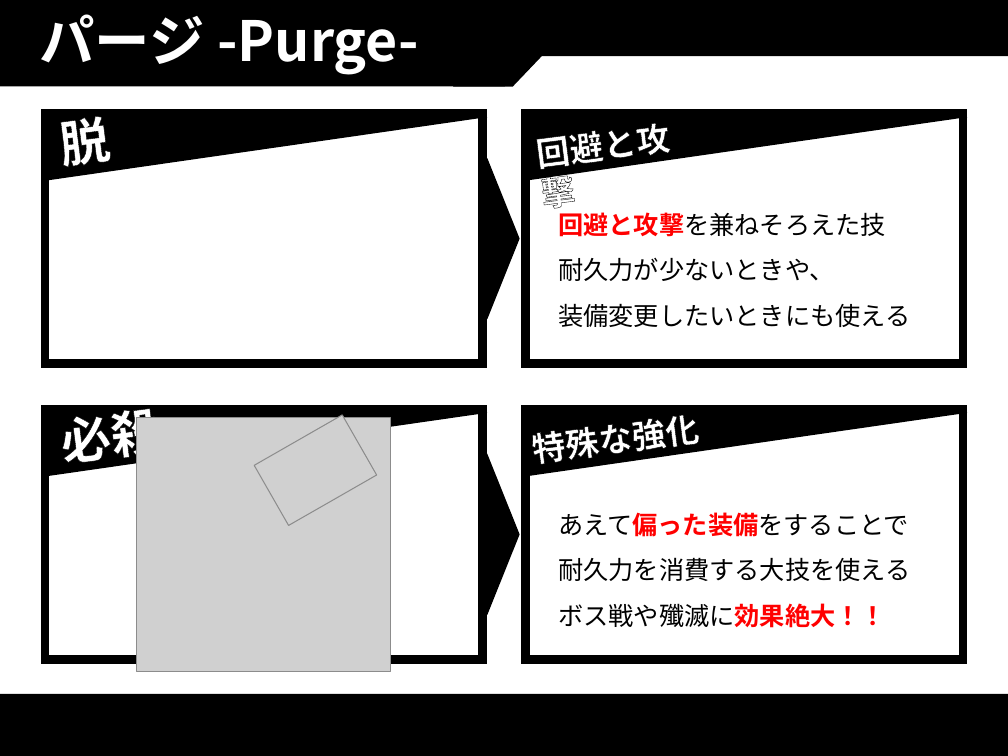
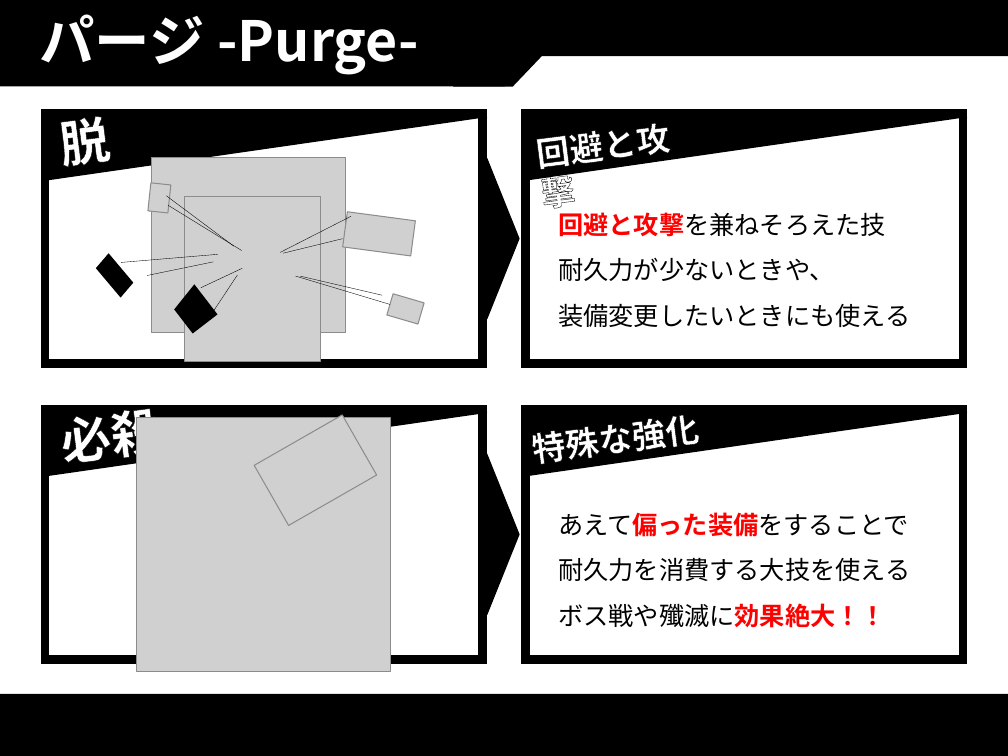
Before and after one commit to thi-bow/2017Team05, a slide deck: slide 7 of 企画/企画書/PurgeVer2.pptx (slide 8 before the commit). Drawn at 1008x756 pixels with LibreOffice and Linux fonts; fonts in the diff are those of the drawing; grey boxes stand for pictures. Boxes give left, top, right and bottom in pixels: in the first picture for what was removed or moved away, otherwise in the second. Text is boxed around its words. In the diff, an @@ line names an element or a change of style, - is before the commit and + after.

```diff
--- a/企画/企画書/PurgeVer2.pptx
+++ b/企画/企画書/PurgeVer2.pptx
@@ picture added at (151, 157, 346, 333) @@
@@ picture added at (148, 182, 171, 213) @@
@@ line added from (166, 196) to (234, 246), #000000 0.25 pt @@
@@ line added from (168, 206) to (242, 251), #000000 0.25 pt @@
@@ picture added at (184, 197, 321, 362) @@
@@ line added from (280, 252) to (351, 217), #000000 0.25 pt @@
@@ line added from (283, 253) to (343, 239), #000000 0.25 pt @@
@@ picture added at (342, 212, 415, 256) @@
@@ parallelogram added at (93, 254, 137, 296), fill #000000, outline #000000 1 pt @@
@@ line added from (121, 262) to (218, 254), #000000 0.25 pt @@
@@ line added from (147, 275) to (214, 262), #000000 0.25 pt @@
@@ line added from (201, 287) to (242, 268), #000000 0.25 pt @@
@@ flow chart manual input added at (170, 285, 217, 332), fill #000000, outline #000000 1 pt @@
@@ line added from (214, 311) to (238, 275), #000000 0.25 pt @@
@@ line added from (295, 276) to (390, 304), #000000 0.25 pt @@
@@ line added from (300, 276) to (382, 295), #000000 0.25 pt @@
@@ picture added at (387, 294, 424, 325) @@
```
Also in this commit, not shown: 2 other slides changed, 3 slides added, 11 other files.
